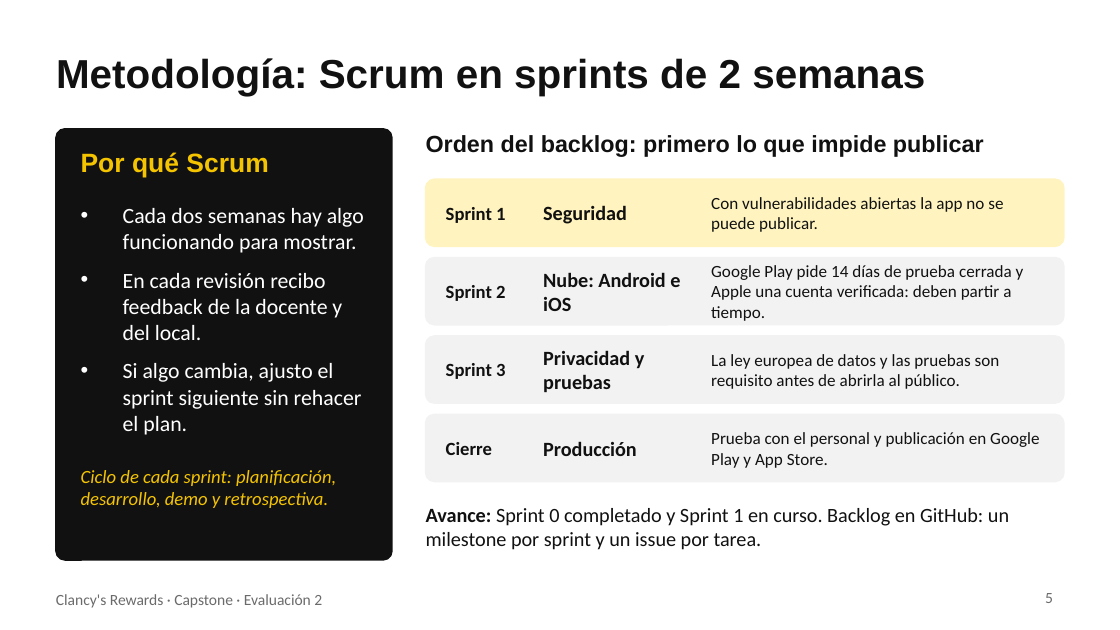
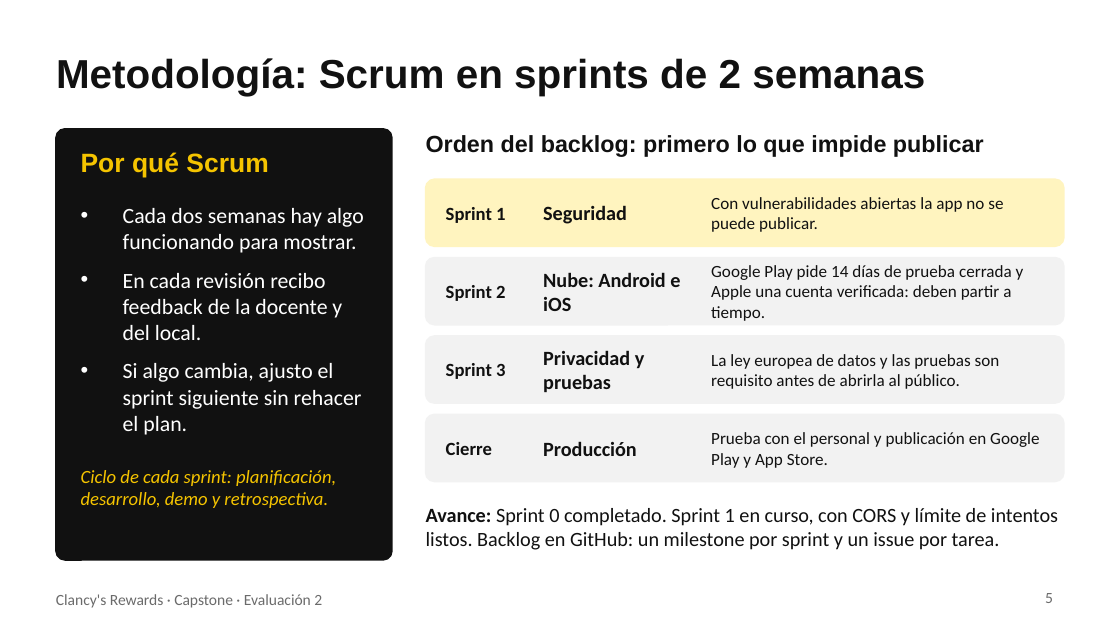
Before and after one commit to 44ndy/clancys-rewards, a slide deck: slide 5 of Fase 2/Evidencias Proyecto/Presentación Proyecto.pptx. Drawn at 1120x630 pixels with LibreOffice and Linux fonts; fonts in the diff are those of the drawing. Boxes give left, top, right and bottom in pixels: in the first picture for what was removed or moved away, otherwise in the second. Text is boxed around its words. In the diff, an @@ line names an element or a change of style, - is before the commit and + after.

Commit message:
Actualizar el avance del Sprint 1: CORS, límite de intentos y primeras pruebas
- Matriz de requisitos: RNF-05 implementado y RNF-11 parcial, con su evidencia.
- Informe de avance: fecha de corte 29 de octubre, estado del Sprint 1 y de las pruebas.
- Presentación: RNF-05 listo y línea de avance del Sprint 1.
- Arquitectura y README: seguridad aplicada y cómo correr las pruebas.

```diff
--- a/Fase 2/Evidencias Proyecto/Presentación Proyecto.pptx
+++ b/Fase 2/Evidencias Proyecto/Presentación Proyecto.pptx
@@ text at (x1=426, y1=508, x2=1058, y2=550): text changed @@
-Avance: Sprint 0 completado y Sprint 1 en curso. Backlog en GitHub: un milestone por sprint y un issue por tarea.
+Avance: Sprint 0 completado. Sprint 1 en curso, con CORS y límite de intentos listos. Backlog en GitHub: un milestone por sprint y un issue por tarea.
```
Also in this commit, not shown: 1 other slide changed, 5 other files.
